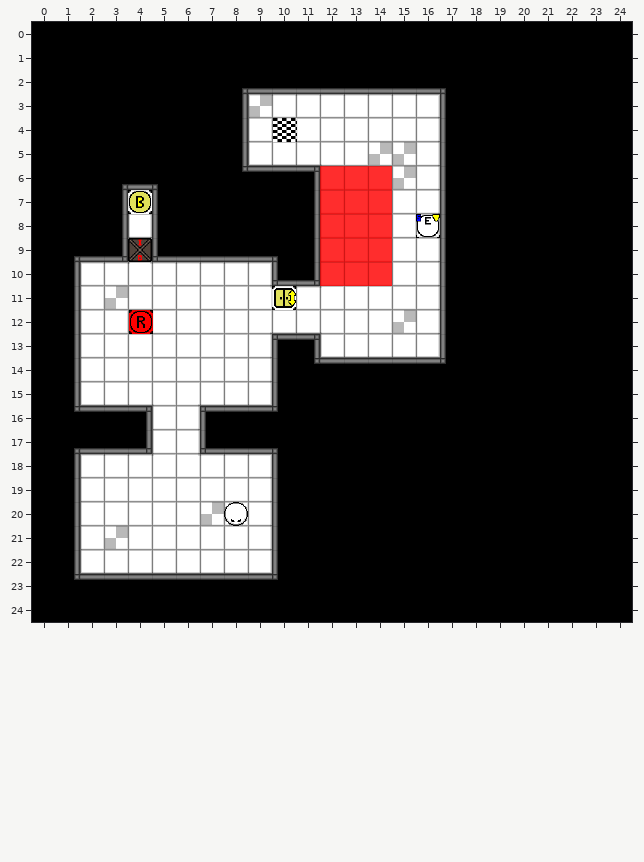
Tiled map, stored at Maps/Level-0.tmx. Above: the version before the commit.
Cells are 32x32 px. Shown: x 0..24, y 0..24.
And afterwards:
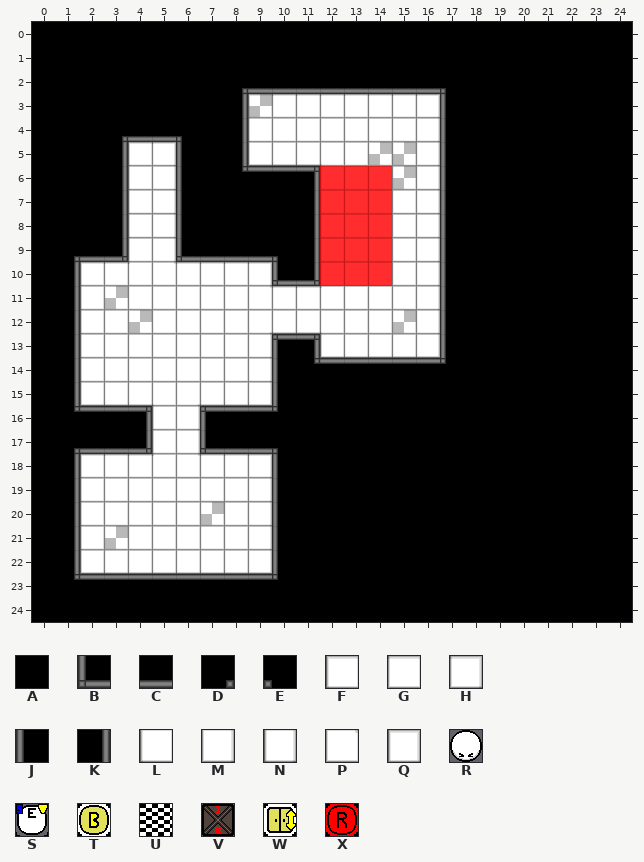
Key: from "TIleMap": A 1, B 6, C 7, D 13, E 14, F 16, G 17, H 18, J 28, K 30, L 32, M 34, N 37, P 51, Q 64, R 160, S 212, T 229, U 236, V 239, W 245, X 254.
_ is an empty cell.
Objects are placed by their top-left corner, in cells (3,4 is the top-left corner of cell 3,4); size is 1x1 cell unless given.
The edit:
{"where": "layer \"Tiles-1\""}
{"y":5,"x":4,"old":"__","new":"FH"}
{"y":6,"x":4,"old":"__","new":"LM"}
{"y":7,"x":4,"old":"Q_","new":"LM"}
{"y":8,"x":4,"old":"N_","new":"LM"}
{"y":9,"x":4,"old":"N_","new":"LM"}
{"y":10,"x":5,"old":"G","new":"P"}
{"where": "layer \"Tiles-2\""}
{"y":4,"x":3,"old":"AAAA","new":"DCCE"}
{"y":5,"x":3,"old":"AAAA","new":"K__J"}
{"y":6,"x":3,"old":"DCEA","new":"K__J"}
{"y":7,"x":5,"old":"JA","new":"_J"}
{"y":8,"x":5,"old":"JA","new":"_J"}
{"y":9,"x":5,"old":"BC","new":"_B"}
{"where": "layer \"Objetos\" (now hidden)"}
{"was": "U at 10,4"}
{"was": "T at 4,7"}
{"was": "S at 16,8"}
{"was": "V at 4,9"}
{"was": "W at 10,11"}
{"was": "X at 4,12"}
{"was": "R at 8,20"}
